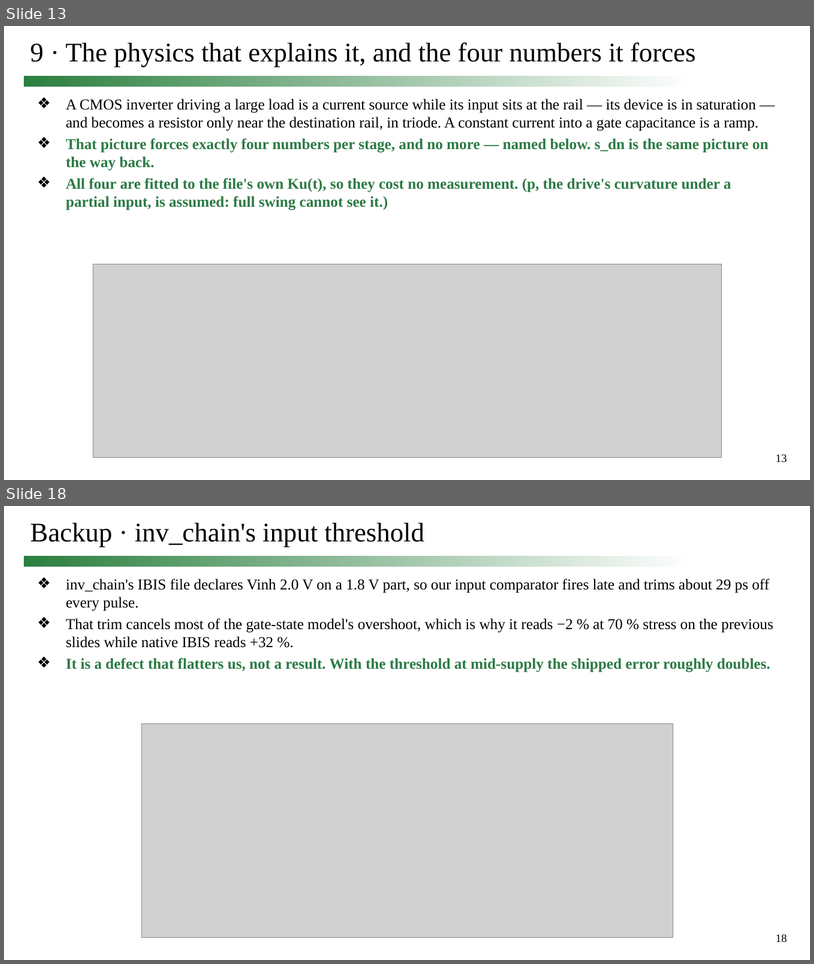
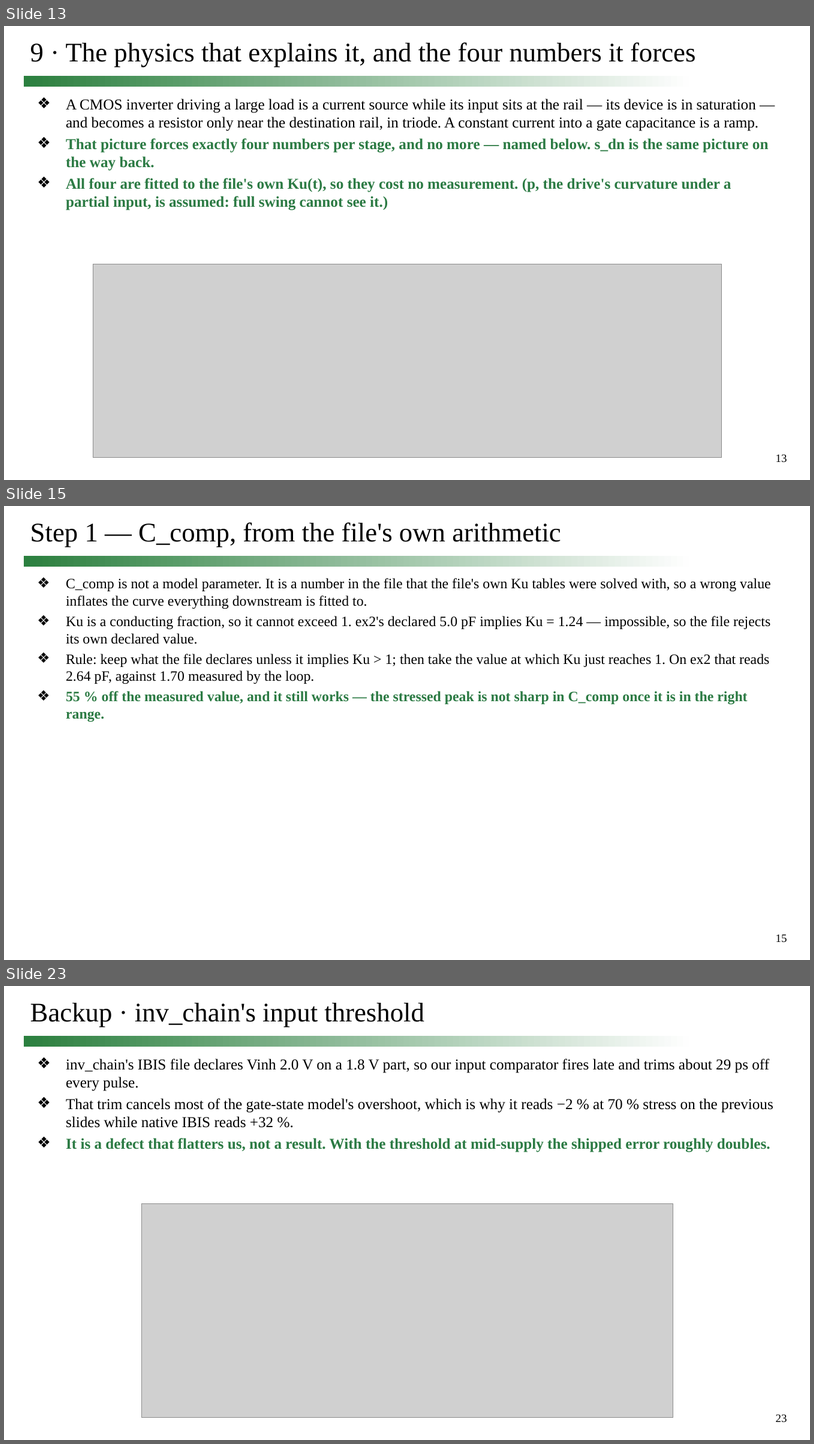
Before and after one commit to simon9721/ibis_comparison, a slide deck: results/meeting_deck_2026-09-24/0924_track1_story.pptx. Shown one above the other, each under a label of ours: slides 13 and 18 before the commit, slides 13, 15 and 23 after it; the slides between them are not shown. The pictures are 814x964 and 814x1444 pixels, drawn with LibreOffice and Linux fonts; fonts in the diff are those of the drawing; grey boxes stand for pictures. Boxes give left, top, right and bottom in pixels: in the first picture for what was removed or moved away, otherwise in the second. Text is boxed around its words. In the diff, an @@ line names an element or a change of style, - is before the commit and + after.

```diff
--- a/results/meeting_deck_2026-09-24/0924_track1_story.pptx
+++ b/results/meeting_deck_2026-09-24/0924_track1_story.pptx
@@ slide 15 added at (4, 506, 810, 960), background #FFFFFF; not listed: 2 template elements that a slide beside it also shows @@
@@ title added at (30, 522, 561, 547), 32 pt, text #000000 @@
+Step 1 — C_comp, from the file's own arithmetic
@@ text added at (66, 578, 771, 721), 17 pt, text #000000 @@
+❖ C_comp is not a model parameter. It is a number in the file that the file's own Ku tables were solved with, so a wrong value inflates the curve everything downstream is fitted to.
+❖ Ku is a conducting fraction, so it cannot exceed 1. ex2's declared 5.0 pF implies Ku = 1.24 — impossible, so the file rejects its own declared value.
+❖ Rule: keep what the file declares unless it implies Ku > 1; then take the value at which Ku just reaches 1. On ex2 that reads 2.64 pF, against 1.70 measured by the loop.
+❖ 55 % off the measured value, and it still works — the stressed peak is not sharp in C_comp once it is in the right range.
@@ what was slide 18 is now slide 23 @@
@@ page number at (776, 1414, 788, 1422): text changed @@
-18
+23
```
Also in this commit, not shown: 4 slides changed, 5 other slides added, 1 slide removed, 7 other files.
